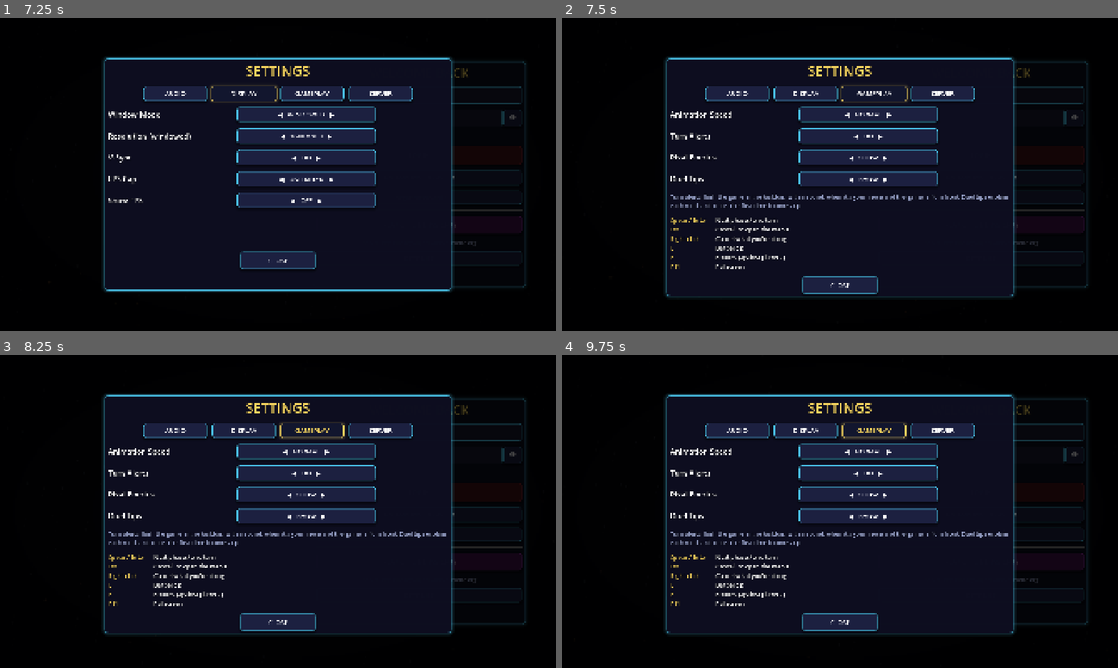
Above: before the commit, frames 1-4 (two rows, left to right).
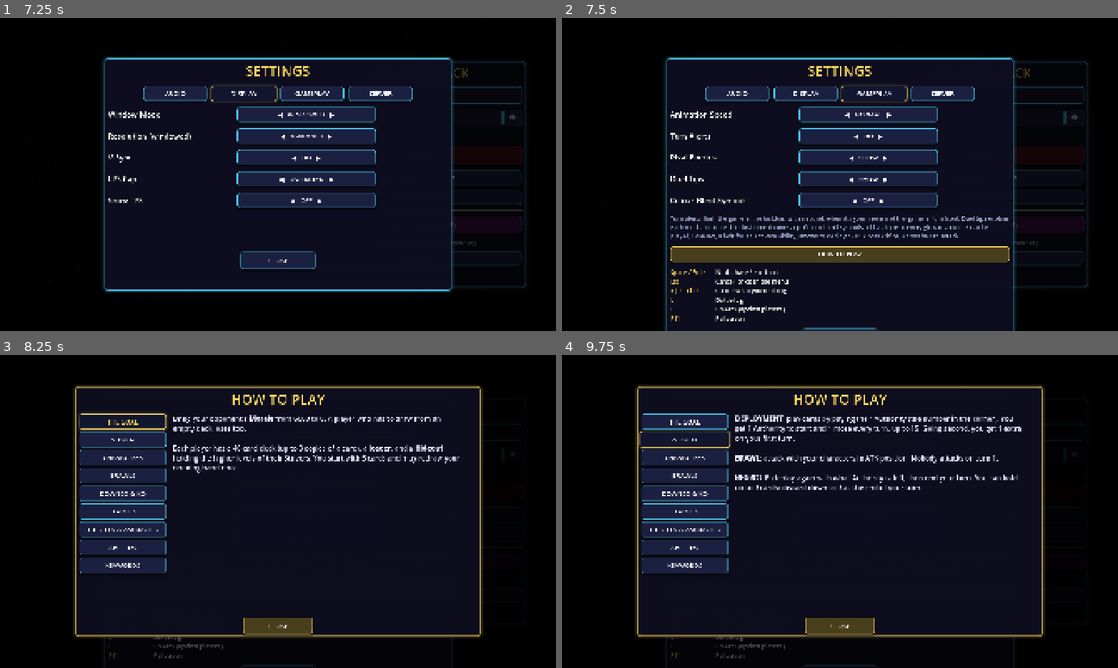
Above: after the commit, the same moments.

Repository: jacob199097/alleyway-brawlers
Game: Godot game, scene res://scenes/boot.tscn
Same seed, same stepped clock (60 frames per second), same inputs: the game is played once before the commit and once after it.
Inputs (mouse positions are in pixels of both pictures, inside the frame that each line leads up to):
- Up to frame 1 (7.25 s): click (417, 96) at 0.52 s; type "12" at 0.6 s; click (411, 118) at 0.75 s; type "12" at 0.83 s; click "SETTINGS" at 1.25 s; click "PLAY OFFLINE (VS CPU)" at 2 s; click "PLAY OFFLINE (VS CPU)" at 2.75 s; click "👁" at 3.5 s; click "LOGIN" at 4.25 s; click "Forgot password?" at 5 s; click "AUDIO" at 5.75 s; click "DISPLAY" at 6.5 s
- Up to frame 2 (7.5 s): click "GAMEPLAY" at 7.25 s
- Up to frame 3 (8.25 s): click (278, 589) at 8 s, where only the run after the commit has a clickable "HOW TO PLAY"
- Up to frame 4 (9.75 s): click (684, 420) at 8.75 s, where only the run after the commit has a clickable "THE GOAL"; click (684, 439) at 9.5 s, where only the run after the commit has a clickable "A TURN"

Frame 1 is identical in both runs. In frame 2, 14% of the frame differs, in the area x 18-82%, y 55-100%; in frame 3, 23%; in frame 4, 24%, in the area x 13-95%, y 9-100%.

Commit message:
How to Play page, deck builder curve and warnings, Library kind filter, colour-blind symbols, airdrop sounds (0.7.19)
Co-Authored-By: Claude Opus 5.5 <noreply@anthropic.com>

Diff:
--- a/godot/data/patch_notes.json
+++ b/godot/data/patch_notes.json
@@ -4,7 +4,12 @@
         "notes": [
             "The Militia starter deck now has every Militia card, including The Colonel, Sergeant Ironwall and Checkpoint Zero. It's an even match for the Nebula starter.",
             "Duel tips: the first time something new comes up (a full front row, Heavies, Activate abilities, Ambushes, Downed, piles) a short tip explains it. Turn them off in Settings.",
-            "The CPU's Militia decks are stronger too."
+            "The CPU's Militia decks are stronger too.",
+            "How to Play: the rules in short sections, from the duel menu or Settings > Gameplay.",
+            "Deck builder: an Authority curve, what your deck is made of, and warnings (no leader, too few characters, Heavies with too little to sacrifice, Strivers that can't promote).",
+            "Card Library: a new filter for Strivers, Brawlers, Heavies by how many they sacrifice, Continuous and Equip cards, and tokens.",
+            "Colour-blind symbols (Settings > Gameplay): every glow in a duel also shows a shape.",
+            "Militia airdrops now have their own sound: a radar lock-on and a jet pass."
         ]
     },
     {
--- a/godot/scripts/duel/card_view.gd
+++ b/godot/scripts/duel/card_view.gd
@@ -244,11 +244,13 @@
 	glow = v
 	pulse_color = Color(0, 0, 0, 0)
 	queue_redraw()
+	_status_layer.queue_redraw()
 
 
 func set_pulse_color(c: Color) -> void:
 	pulse_color = c
 	queue_redraw()
+	_status_layer.queue_redraw()   # (its colour-blind symbol)
 
 
 func hit(p_global: Vector2) -> bool:
@@ -439,6 +441,30 @@
 	return e
 
 
+## Colour-blind help (Settings): the glow's meaning as a shape on the card's top edge. Teal pulse:
+## a bolt (an Activate ability); green: + (can be played); red: a crosshair; anything else
+## (gold): ! (can act).
+func _draw_glow_symbol(r: Rect2) -> void:
+	var L := _status_layer
+	var at := Vector2(0, r.position.y - 2.0)
+	var col := pulse_color if pulse_color.a > 0.0 else glow_color
+	L.draw_circle(at, 15.0, Color(0.03, 0.03, 0.08, 0.95))
+	L.draw_arc(at, 15.0, 0.0, TAU, 24, col, 2.5, true)
+	var ink := Color.WHITE
+	if pulse_color.a > 0.0:
+		L.draw_polyline(PackedVector2Array([at + Vector2(3, -9), at + Vector2(-4, 1), at + Vector2(2, 1), at + Vector2(-3, 9)]), ink, 3.0, true)
+	elif glow_color.g > glow_color.r + 0.2:   # green
+		L.draw_line(at + Vector2(-7, 0), at + Vector2(7, 0), ink, 3.0)
+		L.draw_line(at + Vector2(0, -7), at + Vector2(0, 7), ink, 3.0)
+	elif glow_color.r > glow_color.g + 0.4:   # red
+		L.draw_arc(at, 7.0, 0.0, TAU, 16, ink, 2.0, true)
+		L.draw_line(at + Vector2(-10, 0), at + Vector2(10, 0), ink, 2.0)
+		L.draw_line(at + Vector2(0, -10), at + Vector2(0, 10), ink, 2.0)
+	else:
+		L.draw_line(at + Vector2(0, -8), at + Vector2(0, 3), ink, 3.0)
+		L.draw_circle(at + Vector2(0, 8), 2.0, ink)
+
+
 ## Downed: a bloodied wash, a pulsing red edge and a small DOWNED tag that reads level however the
 ## card lies.
 func _draw_downed(r: Rect2) -> void:
@@ -467,6 +493,8 @@
 		_status_layer.draw_string(ThemeDB.fallback_font, at + Vector2(-13, 6), str(cost_now), HORIZONTAL_ALIGNMENT_CENTER, 26, 17, Color.WHITE)
 	if downed and face_up:
 		_draw_downed(r)
+	if glow > 0.01 and bool(Game.settings.get("glow_symbols", false)):
+		_draw_glow_symbol(r)
 	if statuses.is_empty():
 		return
 	var t := Time.get_ticks_msec() / 1000.0
--- a/godot/scripts/duel/duel.gd
+++ b/godot/scripts/duel/duel.gd
@@ -873,9 +873,41 @@
 				var c: Color = _valid[key]
 				draw_rect(r, Color(c, 0.2 * pulse))
 				draw_rect(r.grow(4), Color(c, 0.95 * pulse), false, 4.0)
+				if bool(Game.settings.get("glow_symbols", false)):
+					_draw_slot_symbol(r.get_center(), c, side)
 		for pile in ["deck", "gutter", "hideout"]:
 			_draw_pile(side, pile)
 		_draw_zone_label(pile_pos(side, "leader"), "LEADER")
+
+
+## Colour-blind help (Settings): what a highlighted lane is for, as a shape. Green +: put a card
+## here; orange arrows: deploy over this one; red X: sacrifice it (yours) or a crosshair: attack
+## it (theirs); purple tick: chosen; gold ring: choose it.
+func _draw_slot_symbol(at: Vector2, c: Color, side: String) -> void:
+	draw_circle(at, 24.0, Color(0.03, 0.03, 0.08, 0.85))
+	draw_arc(at, 24.0, 0.0, TAU, 32, c, 3.0, true)
+	var ink := Color.WHITE
+	if c == GREEN:
+		draw_line(at + Vector2(-11, 0), at + Vector2(11, 0), ink, 4.0)
+		draw_line(at + Vector2(0, -11), at + Vector2(0, 11), ink, 4.0)
+	elif c == SWAP:
+		for d: float in [-1.0, 1.0]:   # two arrows passing each other
+			var y := d * 6.0
+			draw_line(at + Vector2(-11 * d, y), at + Vector2(11 * d, y), ink, 3.0)
+			draw_line(at + Vector2(11 * d, y), at + Vector2(5 * d, y - 5), ink, 3.0)
+			draw_line(at + Vector2(11 * d, y), at + Vector2(5 * d, y + 5), ink, 3.0)
+	elif c == RED and side == "player":
+		draw_line(at + Vector2(-9, -9), at + Vector2(9, 9), ink, 4.0)
+		draw_line(at + Vector2(-9, 9), at + Vector2(9, -9), ink, 4.0)
+	elif c == RED:
+		draw_arc(at, 11.0, 0.0, TAU, 24, ink, 2.5, true)
+		draw_line(at + Vector2(-16, 0), at + Vector2(16, 0), ink, 2.5)
+		draw_line(at + Vector2(0, -16), at + Vector2(0, 16), ink, 2.5)
+	elif c == PICKED:
+		draw_polyline(PackedVector2Array([at + Vector2(-10, 1), at + Vector2(-3, 8), at + Vector2(11, -8)]), ink, 4.0, true)
+	else:
+		draw_arc(at, 10.0, 0.0, TAU, 24, ink, 3.0, true)
+		draw_circle(at, 3.5, ink)
 
 
 func _draw_pile(side: String, pile: String) -> void:
@@ -1587,7 +1619,7 @@
 	lock.tween_property(reticle, "radius", 66.0, 0.3)
 	lock.tween_property(reticle, "turn", PI / 2, 0.3)
 	lock.tween_property(reticle, "alpha", 0.95, 0.12)
-	Sfx.play("set", 1.7, -8.0)
+	Sfx.play("lockon", 1.0, -4.0)
 	if heavy:
 		_cam_focus(target, 1.07, 0.3)
 	# Up and out of sight...
@@ -1595,7 +1627,8 @@
 	up.tween_property(v, "position", v.position + Vector2(0, -260), 0.16)
 	up.tween_property(v, "modulate:a", 0.0, 0.16)
 	await lock.finished
-	Sfx.play("set", 2.1, -6.0)   # locked on
+	Sfx.play("airdrop", 0.9 if heavy else 1.0, -2.0)   # the jet passes over; the drop follows it in
+	await _wait(0.18)
 	if up.is_running():
 		await up.finished
 	# ...and dropped in from above
@@ -1603,7 +1636,6 @@
 	v.rotation = v.home_rot
 	v.scale = Vector2.ONE * (1.7 if heavy else 1.5)
 	v.modulate.a = 1.0
-	Sfx.play("whoosh", 0.8, -2.0)
 	await v.move_to(target, 1.0, v.home_rot, 0.2 if heavy else 0.16, Tween.TRANS_QUAD, Tween.EASE_IN).finished
 	v.kick(Vector2(0, 1), 18.0)
 	_burst(target + Vector2(0, CARD.y / 2 - 10), Color(0.55, 0.5, 0.36), 34 if heavy else 22, 460.0, 0.6, 900.0)   # dust
@@ -4282,7 +4314,7 @@
 	title.text = "MENU"
 	title.horizontal_alignment = HORIZONTAL_ALIGNMENT_CENTER
 	col.add_child(title)
-	for label in ["RESUME", "SETTINGS", "STOP WATCHING" if _spectating else "CONCEDE" if _online else "LEAVE DUEL"]:
+	for label in ["RESUME", "HOW TO PLAY", "SETTINGS", "STOP WATCHING" if _spectating else "CONCEDE" if _online else "LEAVE DUEL"]:
 		var b := Button.new()
 		b.text = label
 		b.custom_minimum_size = Vector2(320, 60)
@@ -4298,6 +4330,9 @@
 	match choice:
 		"RESUME":
 			_toggle_menu()
+		"HOW TO PLAY":
+			_toggle_menu()
+			load("res://scripts/ui/how_to_play.gd").open(overlay)
 		"SETTINGS":
 			_toggle_menu()
 			SettingsPanel.open(overlay, false)
--- a/godot/scripts/game.gd
+++ b/godot/scripts/game.gd
@@ -39,6 +39,7 @@
 	"rival_emotes": true,           # show the opponent's emotes
 	"duel_tips": true,              # explain a mechanic the first time it comes up in a match
 	"seen_tips": [],                # the tips already shown (screens: duel.gd TIPS)
+	"glow_symbols": false,          # colour-blind help: a shape on every glow, not just its colour
 	"last_seen_version": "",        # patch notes are shown once per new version (screens/main_menu.gd)
 }
 const MENU_MUSIC := "res://assets/main_menu_theme_loop.mp3"
--- a/godot/scripts/screens/card_library.gd
+++ b/godot/scripts/screens/card_library.gd
@@ -12,6 +12,11 @@
 var _show_all := false
 var _faction := "all"
 var _kind := "all"
+var _sub := "any"               # the finer filter (dropdown): a role, a Heavy's sacrifices, Continuous / Equip, tokens
+## The dropdown's choices: [key, label]
+const SUBS := [["any", "ANY KIND"], ["striver", "STRIVERS"], ["brawler", "BRAWLERS"], ["heavy", "HEAVIES"],
+	["heavy1", "HEAVIES · SACRIFICE 1"], ["heavy2", "HEAVIES · SACRIFICE 2"], ["heavy3", "HEAVIES · SACRIFICE 3"],
+	["continuous", "CONTINUOUS"], ["equip", "EQUIP"], ["token", "TOKENS (made by effects)"]]
 var _rarities := {}
 var _grid: GridContainer
 var _total: Label
@@ -84,6 +89,17 @@
 	bar.add_child(_spacer())
 	for k in [["all", "ANY TYPE"], ["gang_member", "UNITS"], ["hustle", "HUSTLE"], ["ambush", "AMBUSH"], ["leader", "LEADER"]]:
 		bar.add_child(_chip("kind", k[0], k[1]))
+	var sub := OptionButton.new()
+	for i in SUBS.size():
+		sub.add_item(SUBS[i][1], i)
+	sub.custom_minimum_size = Vector2(300, 50)
+	sub.position = Vector2(1180, 36)
+	sub.add_theme_font_size_override("font_size", 17)
+	sub.item_selected.connect(func(i):
+		Sfx.play("click")
+		_sub = SUBS[i][0]
+		_render())
+	add_child(sub)
 	bar.add_child(_spacer())
 	for r in range(1, 6):
 		var b := _chip("rarity", str(r), str(UI.RARITY_LABEL[r]).to_upper())
@@ -144,7 +160,7 @@
 	var out: Array = []
 	var seen := {}
 	for id in CardDB.all():
-		if CardDB.get_card(id).get("token", false):   # tokens are made only by effects: not collectable
+		if CardDB.get_card(id).get("token", false) != (_sub == "token"):   # tokens (made only by effects): only under TOKENS
 			continue
 		var c: Dictionary = CardDB.get_card(id).duplicate()
 		var row = _owned.get(id)
@@ -154,7 +170,7 @@
 					c[key] = row[key]
 			c.quantity = int(row.get("quantity", 0))
 		seen[id] = true
-		if _show_all or row != null:
+		if _show_all or row != null or _sub == "token":
 			out.append(c)
 	for id in _owned:   # owned cards the rules data doesn't know yet
 		if not seen.has(id):
@@ -162,6 +178,18 @@
 			out.append({"id": id, "art_url": id, "name": row.name, "rarity": row.rarity, "cardType": row.card_type,
 				"clanTag": row.get("clan_tag", ""), "effectText": row.get("effect_text", ""), "quantity": row.quantity})
 	return out
+
+
+func _sub_matches(c: Dictionary) -> bool:
+	var sub := str(c.get("subtype", ""))
+	match _sub:
+		"striver", "brawler", "heavy":
+			return c.get("cardType") == "gang_member" and (sub if sub != "" else "brawler") == _sub
+		"heavy1", "heavy2", "heavy3":
+			return DuelState.needs_tribute(c) and DuelState.tributes_for(c) == int(_sub.substr(5))
+		"continuous", "equip":
+			return str(c.get("cardType", "")) in ["hustle", "ambush"] and sub == _sub
+	return true
 
 
 func _render() -> void:
@@ -177,6 +205,8 @@
 		if _kind != "all" and str(c.get("cardType", "")) != _kind:
 			continue
 		if not _rarities.is_empty() and not _rarities.has(int(c.get("rarity", 1))):
+			continue
+		if not _sub_matches(c):
 			continue
 		var tile := CardTile.make(c, TILE)
 		var qty := int(c.get("quantity", 0))
--- a/godot/scripts/screens/deck_builder.gd
+++ b/godot/scripts/screens/deck_builder.gd
@@ -31,6 +31,7 @@
 var _count: Label
 var _deck_name: Label
 var _leader_box: HBoxContainer
+var _stats: VBoxContainer       # the Authority curve, the deck's make-up and anything worth fixing
 var _chips := {}
 
 
@@ -194,6 +195,9 @@
 	_leader_box = HBoxContainer.new()
 	_leader_box.add_theme_constant_override("separation", 16)
 	lp.add_child(_leader_box)
+	_stats = VBoxContainer.new()
+	_stats.add_theme_constant_override("separation", 4)
+	col.add_child(_stats)
 	var scroll := ScrollContainer.new()
 	scroll.horizontal_scroll_mode = ScrollContainer.SCROLL_MODE_DISABLED
 	scroll.size_flags_vertical = Control.SIZE_EXPAND_FILL
@@ -573,6 +577,81 @@
 		_list.add_child(_deck_row(grouped[id]))
 	_count.text = "%d/40" % _deck.size()
 	_count.label_settings.font_color = UI.BLUE if _deck.size() == 40 else UI.RED
+	_render_stats()
+
+
+## How many cards cost 1, 2, ... 7+ Authority (bars), what kinds they are, and warnings: no leader,
+## too few characters, Heavies with too little to sacrifice, Strivers that can't promote (their
+## next level isn't owned, so it's not in the Hideout), a top-heavy deck.
+func _render_stats() -> void:
+	if _stats == null:
+		return
+	for c in _stats.get_children():
+		c.queue_free()
+	if _deck.is_empty():
+		return
+	var curve := [0, 0, 0, 0, 0, 0, 0]
+	var kinds := {"gang_member": 0, "hustle": 0, "ambush": 0}
+	var cheap := 0          # characters a Heavy could sacrifice without much loss
+	var most_tributes := 0
+	var stuck := {}         # Strivers whose next level isn't owned
+	var owned := {}
+	for i in _inventory:
+		owned[str(i.get("art_url", ""))] = true
+	for e in _deck:
+		var c := CardDB.get_card(str(e.get("art_url", "")))
+		curve[clampi(int(c.get("authority", 1)), 1, 7) - 1] += 1
+		var kind := str(c.get("cardType", ""))
+		kinds[kind] = int(kinds.get(kind, 0)) + 1
+		if kind == "gang_member" and not DuelState.needs_tribute(c) and int(c.get("authority", 0)) <= 3:
+			cheap += 1
+		most_tributes = maxi(most_tributes, DuelState.tributes_for(c))
+		var next := CardDB.next_form(str(e.get("art_url", "")))
+		if c.get("subtype") == "striver" and next != "" and not owned.has(next):
+			stuck[str(c.get("name", ""))] = str(CardDB.get_card(next).get("name", next))
+	var row := HBoxContainer.new()
+	row.add_theme_constant_override("separation", 6)
+	_stats.add_child(row)
+	var top: int = curve.max()
+	for i in curve.size():
+		var b := VBoxContainer.new()
+		b.add_theme_constant_override("separation", 0)
+		b.alignment = BoxContainer.ALIGNMENT_END
+		b.custom_minimum_size = Vector2(34, 74)
+		var n := UI.label(str(curve[i]) if curve[i] > 0 else "", 14, Color.WHITE)
+		n.horizontal_alignment = HORIZONTAL_ALIGNMENT_CENTER
+		b.add_child(n)
+		var bar := ColorRect.new()
+		bar.color = UI.GOLD if i < 6 else UI.RED
+		bar.custom_minimum_size = Vector2(26, 2.0 + 40.0 * curve[i] / maxf(1.0, top))
+		bar.size_flags_horizontal = Control.SIZE_SHRINK_CENTER
+		b.add_child(bar)
+		var a := UI.label(str(i + 1) if i < 6 else "7+", 14, UI.MUTED)
+		a.horizontal_alignment = HORIZONTAL_ALIGNMENT_CENTER
+		b.add_child(a)
+		row.add_child(b)
+	var make := UI.label("AUTHORITY\n%d characters · %d Hustles · %d Ambushes" % [kinds.gang_member, kinds.hustle, kinds.ambush], 15, UI.MUTED)
+	make.custom_minimum_size = Vector2(360, 0)
+	make.vertical_alignment = VERTICAL_ALIGNMENT_CENTER
+	row.add_child(make)
+	var warn: Array = []
+	if _leader == null:
+		warn.append("No leader chosen.")
+	if kinds.gang_member < 20:
+		warn.append("Only %d characters: most decks want 25 or more." % kinds.gang_member)
+	if most_tributes > 0 and cheap < 4 + 2 * most_tributes:
+		warn.append("Heavies need characters to sacrifice: only %d characters cost 3 Authority or less." % cheap)
+	for name in stuck:
+		warn.append("%s can't promote: you don't own %s." % [name, stuck[name]])
+	if curve[6] > 6:
+		warn.append("%d cards cost 7+ Authority: you may draw them long before you can play them." % curve[6])
+	for w in warn.slice(0, 4):
+		var l := UI.label("⚠ " + w, 15, Color("ffb35c"))
+		l.autowrap_mode = TextServer.AUTOWRAP_WORD_SMART
+		l.custom_minimum_size = Vector2(640, 0)
+		_stats.add_child(l)
+	if warn.size() > 4:
+		_stats.add_child(UI.label("  …and %d more" % (warn.size() - 4), 14, UI.MUTED))
 
 
 func _deck_row(c: Dictionary) -> Control:
@@ -628,6 +707,7 @@
 	var box := UI.tex("%s_deckbox.png" % clan) if clan != "" else null
 	_leader_box.add_child(UI.texture_rect(box, Vector2(136, 136)))
 	_leader_box.add_child(UI.button("CHANGE" if _leader is Dictionary else "CHOOSE", _pick_leader, Vector2(150, 56), UI.GOLD))
+	_render_stats()   # (the "no leader" warning)
 
 
 func _pick_leader() -> void:
--- a/godot/scripts/screens/settings_panel.gd
+++ b/godot/scripts/screens/settings_panel.gd
@@ -98,10 +98,12 @@
 			_cycle("Turn Alerts", [true, false], ["ON", "OFF"], "turn_alert")
 			_cycle("Rival Emotes", [true, false], ["SHOW", "HIDE"], "rival_emotes")
 			_cycle("Duel Tips", [true, false], ["SHOW", "HIDE"], "duel_tips")
-			var note := UI.label("Turn alerts flash the game in the taskbar, with a sound, when it's your move and the game isn't in front. Duel tips explain each mechanic once, the first time it comes up.", 20, UI.MUTED)
+			_cycle("Colour-Blind Symbols", [false, true], ["OFF", "ON"], "glow_symbols")
+			var note := UI.label("Turn alerts flash the game in the taskbar, with a sound, when it's your move and the game isn't in front. Duel tips explain each mechanic once, the first time it comes up. Colour-blind symbols add a shape to every glow in a duel: + can be played, ! can act, a bolt for an Activate ability, arrows to deploy over, X to sacrifice, a crosshair to attack.", 20, UI.MUTED)
 			note.autowrap_mode = TextServer.AUTOWRAP_WORD
 			note.custom_minimum_size = Vector2(1000, 0)
 			_body.add_child(note)
+			_body.add_child(UI.button("HOW TO PLAY", func(): load("res://scripts/ui/how_to_play.gd").open(self), Vector2(320, 52), UI.GOLD))
 			var keys := GridContainer.new()
 			keys.columns = 2
 			keys.add_theme_constant_override("h_separation", 30)
--- a/godot/scripts/sfx.gd
+++ b/godot/scripts/sfx.gd
@@ -132,6 +132,23 @@
 			+ _noise(st, 0.12) * exp(-t * 6.0) * 0.6)
 
 
+## Militia airdrop: two quick radar beeps as the reticle locks on.
+func _r_lockon() -> AudioStream:
+	return _render(0.24, func(t, st):
+		var on := 1.0 if t < 0.07 or (t > 0.13 and t < 0.2) else 0.0
+		return _sweep(st, 1760.0 if t < 0.1 else 2350.0) * on * 0.35)
+
+
+## Militia airdrop: a jet roaring past overhead (rumbling noise that swells and fades, with a
+## falling engine whine: the Doppler drop). The landing is the usual slam.
+func _r_airdrop() -> AudioStream:
+	return _render(0.55, func(t, st):
+		var pass_ := exp(-pow((t - 0.22) / 0.14, 2.0))
+		var jet := _noise(st, lerpf(0.08, 0.3, pass_)) * pass_ * 0.75
+		st.ph2 += TAU * lerpf(900.0, 380.0, clampf(t / 0.4, 0.0, 1.0)) / RATE
+		return jet + sin(st.ph2) * pass_ * 0.12)
+
+
 func _r_whoosh() -> AudioStream:
 	return _render(0.26, func(t, st): return _noise(st, lerpf(0.02, 0.45, t / 0.26)) * sin(PI * t / 0.26) * 0.8)
 
--- /dev/null
+++ b/godot/scripts/ui/how_to_play.gd
@@ -0,0 +1,113 @@
+extends Control
+## How to Play: the rules in short sections, open from the duel menu and from Settings (Gameplay).
+## The keyword section is built from the keyword glossary (scripts/keywords.gd), so it stays current.
+##   load("res://scripts/ui/how_to_play.gd").open(parent)   (no class_name: patches can't add one)
+
+const Keywords := preload("res://scripts/keywords.gd")
+
+## [tab label, text] (BBCode; keywords are coloured by Keywords.markup)
+const SECTIONS := [
+	["THE GOAL", "Bring your opponent's [b]Morale[/b] from 6000 to 0. A player who has to draw from an empty deck loses too.\n\nEach player has a 40-card deck (up to 3 copies of a card), a [b]leader[/b], and a [b]Hideout[/b] holding the higher levels of their Strivers. You start with 5 cards and may redraw your opening hand once."],
+	["A TURN", "[b]DEPLOYMENT[/b]: play cards by paying their Authority (the number in the corner). You get 1 Authority to start and 1 more every turn, up to 15. Going second, you get 1 extra on your first turn.\n\n[b]BRAWL[/b]: attack with your characters in ATK position. Nobody attacks on turn 1.\n\n[b]REGROUP[/b]: deploy again with what Authority is left, then end your turn. You can hold up to 9 cards: discard down to 9 at the end of your turn."],
+	["CHARACTERS", "Characters go in your front row, in [b]ATK[/b] (upright) or [b]DEF[/b] (sideways). You choose when you deploy, and once per turn you can switch a character's position.\n\n[b]Strivers[/b] have levels and PROMOTE into the next one from your Hideout (it can't attack the turn it promotes: the ZZZ tag).\n[b]Brawlers[/b] are standalone.\n[b]Heavies[/b] are played onto your own characters: they sacrifice as many as the card says (SACRIFICE 1-3) and take one of their lanes.\n\nA full front row? Drop a character on one of yours (orange lanes) to deploy over it: the old one goes to the Gutter."],
+	["BRAWLS", "Attacking a character in [b]ATK[/b]: the higher ATK wins. The loser goes Down and its owner loses Morale equal to the difference. A tie Downs both.\n\nAttacking a character in [b]DEF[/b] (or Downed): beat its DEF to Down it. No Morale is lost (unless the attacker has PIERCE), and a failed attack costs nothing.\n\nWhen the enemy has no standing character, you attack them [b]directly[/b]: they lose Morale equal to the attacker's ATK."],
+	["DOWNED & KO", "A character that loses a brawl is [b]Downed[/b]: it drops to DEF and its effects stop working. It stands back up at the start of its owner's turn after a full round.\n\nAttacked again while Downed, it is [b]KO'd[/b] and goes to the Gutter.\n\nClick your Gutter, your opponent's Gutter or your Hideout to look through them."],
+	["LEADERS", "Your leader starts [b]Dormant[/b]: its Dormant effects help you while it waits. The enemy can attack a Dormant leader to wear down its [b]Influence[/b]: at 0 it is defeated.\n\nWhen its [b]AWAKEN[/b] condition is met (on the card), it may take the field like a character, with its full strength. Usually it can't attack the turn it Awakens."],
+	["HUSTLES & AMBUSHES", "A [b]Hustle[/b] does its effects when you play it, then goes to the Gutter.\n\nAn [b]Ambush[/b] is set face-down in your back row. When an enemy attacks one of your characters, you may spring it. If the attacker ends up Downed, removed or in STASIS, the attack stops.\n\nSome are CONTINUOUS (they stay face-up and keep working) or EQUIP (they attach to a character)."],
+	["ABILITIES", "Card text tells you when an effect happens: when deployed, when it attacks, when an ally is KO'd...\n\nA [b]teal glow[/b] means a character has an [b]ACTIVATE[/b] ability ready: click it to use it, once per turn, paying any cost shown (Authority, Morale, a discard, a sacrifice, or not attacking this turn).\n\nWhen an effect lets you choose, the cards you can pick glow: click one, or SKIP.\n\n[b]If you do[/b]: that part only happens if the part before it worked."],
+]
+
+
+static func open(parent: Node) -> Control:
+	var h: Control = load("res://scripts/ui/how_to_play.gd").new()
+	parent.add_child(h)
+	return h
+
+
+var _text: RichTextLabel
+var _tabs := {}
+
+
+func _ready() -> void:
+	theme = UI.theme()
+	size = Vector2(1920, 1080)
+	mouse_filter = Control.MOUSE_FILTER_STOP
+	var veil := ColorRect.new()
+	veil.color = Color(0, 0, 0, 0.72)
+	veil.size = size
+	add_child(veil)
+	var p := UI.panel(UI.GOLD, Color(0.05, 0.05, 0.12, 0.98))
+	p.position = Vector2(260, 110)
+	p.custom_minimum_size = Vector2(1400, 860)
+	add_child(p)
+	var col := VBoxContainer.new()
+	col.add_theme_constant_override("separation", 18)
+	p.add_child(col)
+	var h := UI.label("HOW TO PLAY", 48, UI.GOLD, true)
+	h.horizontal_alignment = HORIZONTAL_ALIGNMENT_CENTER
+	col.add_child(h)
+	var row := HBoxContainer.new()
+	row.add_theme_constant_override("separation", 24)
+	row.size_flags_vertical = Control.SIZE_EXPAND_FILL
+	col.add_child(row)
+	var tabs := VBoxContainer.new()
+	tabs.add_theme_constant_override("separation", 8)
+	row.add_child(tabs)
+	var names: Array = SECTIONS.map(func(s): return s[0]) + ["KEYWORDS"]
+	for n in names:
+		var b := UI.button(n, _show.bind(n), Vector2(300, 54))
+		b.toggle_mode = true
+		tabs.add_child(b)
+		_tabs[n] = b
+	var scroll := ScrollContainer.new()
+	scroll.custom_minimum_size = Vector2(1030, 640)
+	scroll.horizontal_scroll_mode = ScrollContainer.SCROLL_MODE_DISABLED
+	row.add_child(scroll)
+	_text = RichTextLabel.new()
+	_text.bbcode_enabled = true
+	_text.fit_content = true
+	_text.custom_minimum_size = Vector2(1000, 0)
+	_text.add_theme_font_size_override("normal_font_size", 24)
+	_text.add_theme_font_size_override("bold_font_size", 24)
+	scroll.add_child(_text)
+	var close := UI.button("CLOSE", queue_free, Vector2(240, 56), UI.GOLD)
+	close.size_flags_horizontal = Control.SIZE_SHRINK_CENTER
+	col.add_child(close)
+	_show(names[0])
+
+
+func _unhandled_input(e: InputEvent) -> void:
+	if e is InputEventKey and e.pressed and not e.echo and e.keycode == KEY_ESCAPE:
+		get_viewport().set_input_as_handled()
+		queue_free()
+
+
+func _show(tab: String) -> void:
+	Sfx.play("click")
+	for k in _tabs:
+		_tabs[k].set_pressed_no_signal(k == tab)
+	var body := ""
+	if tab == "KEYWORDS":
+		var lines: Array = []
+		for kw in Keywords.LIST:
+			var d: String = Keywords.LIST[kw][1]
+			lines.append("[color=#%s][b]%s[/b][/color]%s" % [Keywords.LIST[kw][0].to_html(false), kw, d.substr(kw.length()) if d.begins_with(kw) else ": " + d])   # ("POISON X: ...")
+		lines.append("[b]ZZZ[/b]: just promoted or Awakened: it can't attack until your next turn.")
+		lines.append("[b]DOWNED[/b]: in DEF, its effects stop; it stands back up after a round unless it is attacked again (KO).")
+		body = "\n\n".join(lines)
+	else:
+		for s in SECTIONS:
+			if s[0] == tab:
+				body = _colour_keywords(s[1])
+	_text.text = body
+
+
+## Keywords coloured like on the cards; the section's own [b] tags are kept (markup() escapes
+## brackets, so it only gets the text between them).
+static func _colour_keywords(text: String) -> String:
+	var out := ""
+	var at := 0
+	for m in RegEx.create_from_string("\\[/?b\\]").search_all(text):
+		out += Keywords.markup(text.substr(at, m.get_start() - at)) + m.get_string()
+		at = m.get_end()
+	return out + Keywords.markup(text.substr(at))
Not shown, added: godot/scripts/ui/how_to_play.gd.uid
